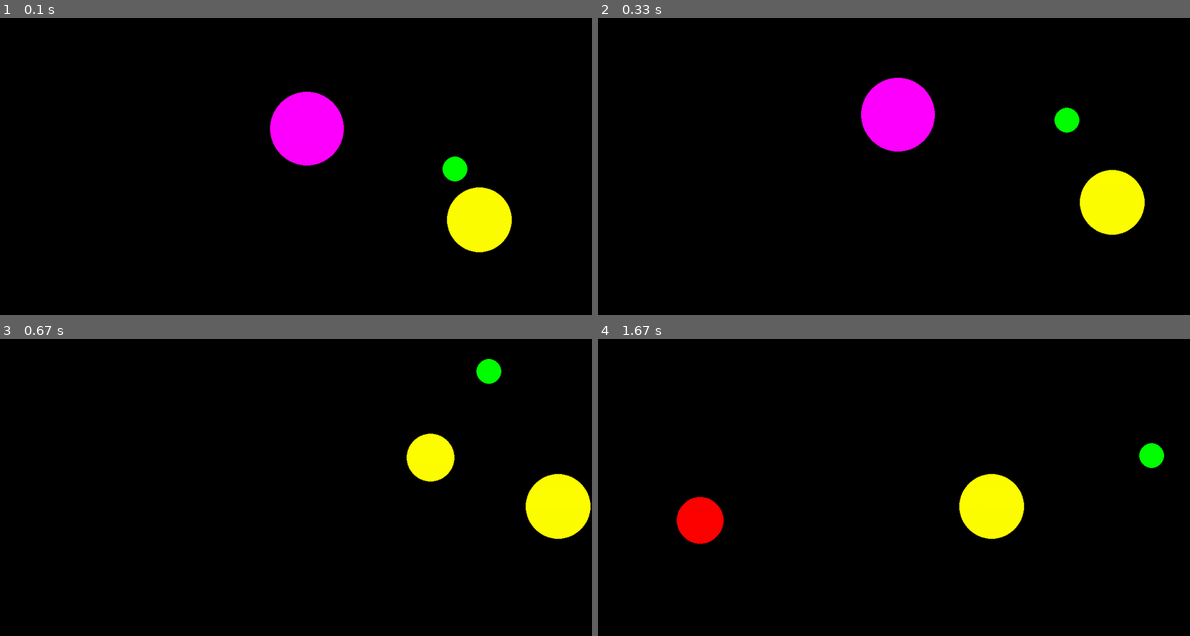
Above: before the commit, frames 1-4 (two rows, left to right).
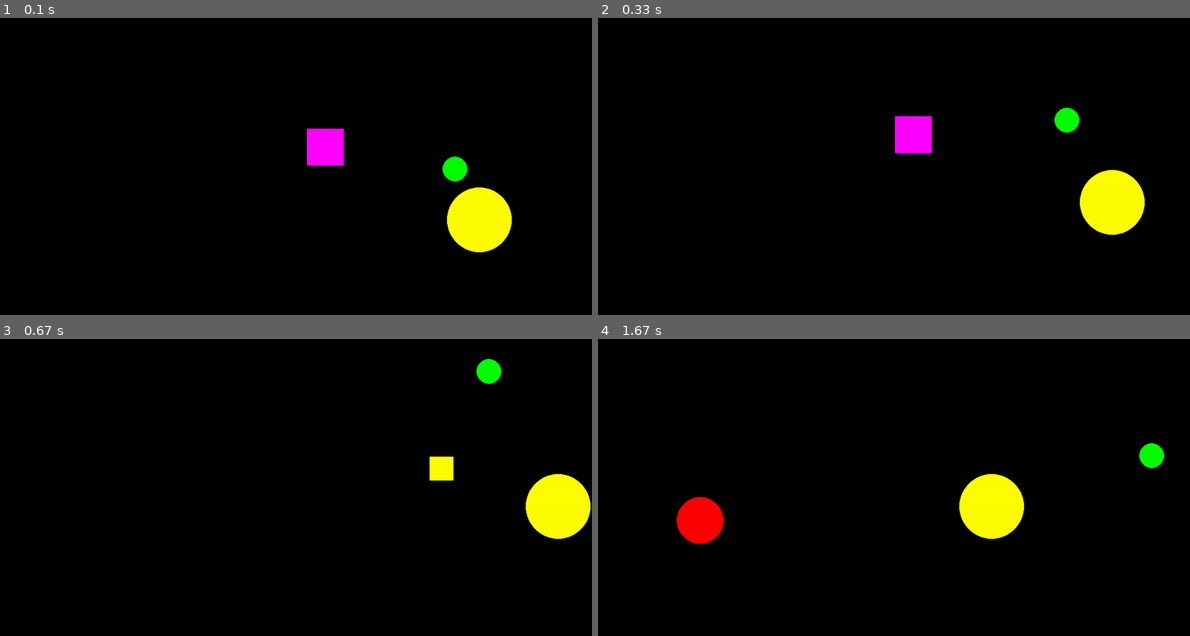
Above: after the commit, the same moments.

Repository: sarseniy/infa_2020_sarseniy
Game: pygame game, started from lab5/2_catch_me_v2.py
The game is run twice, just before and just after one commit, with the same random seed, the same clock (stepped at 60 frames per second) and the same inputs.
Inputs (mouse positions are in pixels of both pictures, inside the frame that each line leads up to):
- Up to frame 1 (0.1 s): no input
- Up to frame 2 (0.33 s): no input
- Up to frame 3 (0.67 s): click (313, 451) at 0.38 s
- Up to frame 4 (1.67 s): click (1024, 469) at 0.72 s

The runs differ from the first frame. In frame 1, 2.0% of the frame differs, in the area x 45-59%, y 24-50%; in frame 2, 2.0%; in frame 3, 0.8%; in frame 4, nothing differs.

Commit message:
Доавлен новый тип мишени
Добавлена квадратная мишень
Добавлен особый тип движения квадраной мишени
Настроено колличество очков, которое пользователь получает за попадания по разным мишеням

Diff:
--- a/lab5/2_catch_me_v2.py
+++ b/lab5/2_catch_me_v2.py
@@ -21,6 +21,8 @@
 BLACK = (0, 0, 0)
 COLORS = [RED, BLUE, YELLOW, GREEN, MAGENTA, CYAN]
 
+TYPE = ['CIRCLE', 'SQUARE']
+
 count = 0
 
 
@@ -29,22 +31,28 @@
     Функция рисует num мячиков.
     :param num: колличество мячиков
     """
-    global x, y, r, v, alpha, color
+    global x, y, r, v, alpha, color, type
     x = []
     y = []
     r = []
     v = []
     alpha = []
     color = []
+    type = []
     for i in range(num):
         x.append(randint(MAX_R, WIDTH - MAX_R))
         y.append(randint(MAX_R, HEIGHT - MAX_R))
         r.append(randint(MIN_R, MAX_R))
         v.append(randint(10, 500))
+        v[i] = float(v[i])
         alpha.append(randint(0, 360))
         alpha[i] = radians(alpha[i])
         color.append(COLORS[randint(0, 5)])
-        circle(screen, color[i], (x[i], y[i]), r[i])
+        type.append(TYPE[randint(0, 1)])
+        if type[i] == 'CIRCLE':
+            circle(screen, color[i], (x[i], y[i]), r[i])
+        if type[i] == 'SQUARE':
+            rect(screen, color[i], (x[i], y[i], r[i], r[i]))
 
 
 def move_balls(num):
@@ -52,12 +60,24 @@
     Функция отвечает за передвижение мячиков по экрану.
     :param num: коллическтво мячиков
     """
-    global x, y, r, v, alpha, color
+    global x, y, r, v, alpha, color, alpha
     for i in range(num):
-        circle(screen, BLACK, (x[i], y[i]), r[i])
-        x[i] += round(v[i] / FPS * cos(alpha[i]))
-        y[i] -= round(v[i] / FPS * sin(alpha[i]))
-        circle(screen, color[i], (x[i], y[i]), r[i])
+        if type[i] == 'CIRCLE':
+            circle(screen, BLACK, (x[i], y[i]), r[i])
+        if type[i] == 'SQUARE':
+            rect(screen, BLACK, (x[i], y[i], r[i], r[i]))
+        '''x[i] += round(v[i] / FPS * cos(alpha[i]))
+        y[i] -= round(v[i] / FPS * sin(alpha[i]))'''
+        if type[i] == 'CIRCLE':
+            x[i] += round(v[i] / FPS * cos(alpha[i]))
+            y[i] -= round(v[i] / FPS * sin(alpha[i]))
+            circle(screen, color[i], (x[i], y[i]), r[i])
+        if type[i] == 'SQUARE':
+            v[i] *= randint(90, 110) / 100
+            alpha[i] += radians(randint(0, 10) - 5)
+            x[i] += round(v[i] / FPS * cos(alpha[i]))
+            y[i] -= round(v[i] / FPS * sin(alpha[i]))
+            rect(screen, color[i], (x[i], y[i], r[i], r[i]))
         pygame.display.update()
     check_walls(num)
 
@@ -69,15 +89,45 @@
     """
     global x, y, r, alpha
     for i in range(num):
-        if x[i] + r[i] > WIDTH - 10:
-            alpha[i] = radians(90 + randint(10, 170))
-        if x[i] - r[i] < 0 + 10:
-            alpha[i] = radians(randint(10, 170) - 90)
-        if y[i] + r[i] > HEIGHT - 10:
-            alpha[i] = radians(randint(10, 170))
-        if y[i] - r[i] < 0 + 10:
-            alpha[i] = radians(randint(10, 170) - 180)
+        if type[i] == 'CIRCLE':
+            if x[i] + r[i] > WIDTH - 10:
+                alpha[i] = radians(90 + randint(10, 170))
+            if x[i] - r[i] < 0 + 10:
+                alpha[i] = radians(randint(10, 170) - 90)
+            if y[i] + r[i] > HEIGHT - 10:
+                alpha[i] = radians(randint(10, 170))
+            if y[i] - r[i] < 0 + 10:
+                alpha[i] = radians(randint(10, 170) - 180)
+        if type[i] == 'SQUARE':
+            if x[i] + r[i] > WIDTH - 10:
+                alpha[i] = radians(90 + randint(10, 170))
+            if x[i] < 0 + 10:
+                alpha[i] = radians(randint(10, 170) - 90)
+            if y[i] + r[i] > HEIGHT - 10:
+                alpha[i] = radians(randint(10, 170))
+            if y[i] < 0 + 10:
+                alpha[i] = radians(randint(10, 170) - 180)
         alpha[i] %= 2 * pi
+
+
+def respawn_figure(i):
+    """
+    Функция заново создаёт мишень после попадания в цель.
+    :param i: номер "возрождаемого" элемента
+    """
+    x[i] = randint(MAX_R, WIDTH - MAX_R)
+    y[i] = randint(MAX_R, HEIGHT - MAX_R)
+    r[i] = randint(MIN_R, MAX_R)
+    v[i] = randint(10, 500)
+    alpha[i] = randint(0, 360)
+    alpha[i] = radians(alpha[i])
+    color[i] = COLORS[randint(0, 5)]
+    type[i] = TYPE[randint(0, 1)]
+    if type == 'CIRCLE':
+        circle(screen, color[i], (x[i], y[i]), r[i])
+    if type == 'SQUARE':
+        rect(screen, color[i], (x[i], y[i], r[i], r[i]))
+    pygame.display.update()
 
 
 def check_click(event, num):
@@ -89,22 +139,20 @@
     global count, x, y, r, v, alpha, color
     coord = event.pos
     for i in range(num):
-        if (x[i] - coord[0]) ** 2 + (y[i] - coord[1]) ** 2 <= r[i] ** 2:
-            count += 1
-            circle(screen, BLACK, (x[i], y[i]), r[i])
+        if type[i] == 'CIRCLE':
+            if (x[i] - coord[0]) ** 2 + (y[i] - coord[1]) ** 2 <= r[i] ** 2:
+                count += 1
+                circle(screen, BLACK, (x[i], y[i]), r[i])
+                print(count)
 
-            x[i] = randint(MAX_R, WIDTH - MAX_R)
-            y[i] = randint(MAX_R, HEIGHT - MAX_R)
-            r[i] = randint(MIN_R, MAX_R)
-            v[i] = randint(10, 500)
-            alpha[i] = randint(0, 360)
-            alpha[i] = radians(alpha[i])
-            color[i] = COLORS[randint(0, 5)]
-            circle(screen, color[i], (x[i], y[i]), r[i])
-            pygame.display.update()
+                respawn_figure(i)
+        if type[i] == 'SQUARE':
+            if 0 <= coord[0] - x[i] <= r[i] and 0 <= coord[1] - y[i] <= r[i]:
+                count += 3
+                rect(screen, BLACK, (x[i], y[i], r[i], r[i]))
+                print(count)
 
-            print(count)
-
+                respawn_figure(i)
 
 
 pygame.display.update()
